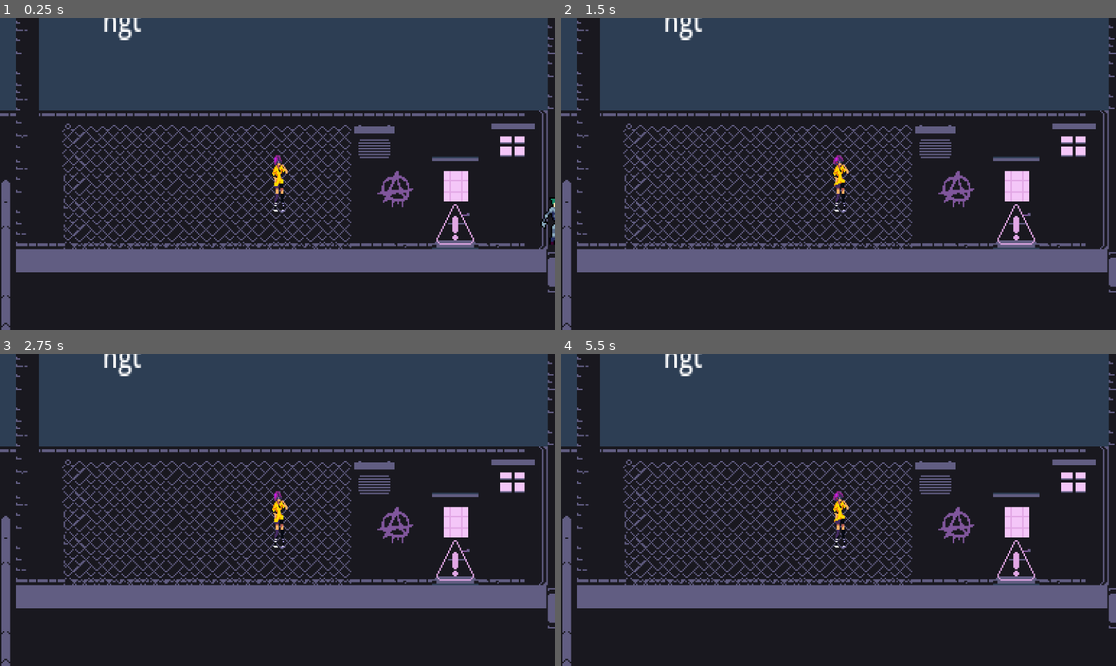
Above: before the commit, frames 1-4 (two rows, left to right).
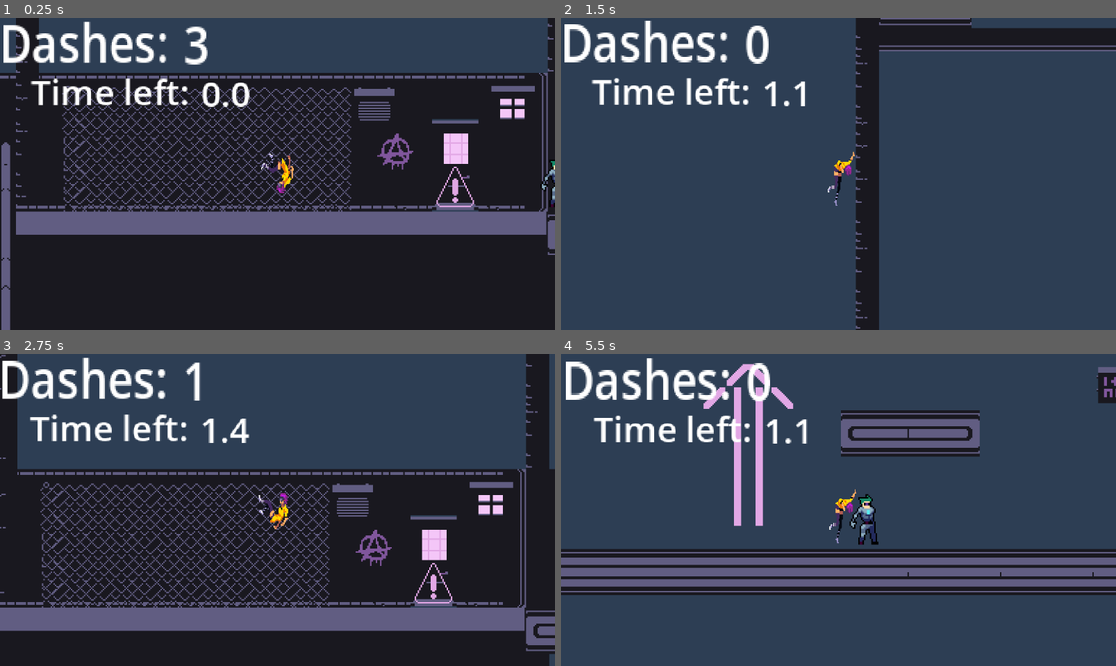
Above: after the commit, the same moments.

Repository: RovinDewan1/Dashpoint
Game: Godot game, scene res://Scenes/Main.tscn
The game is run twice, just before and just after one commit, with the same random seed, the same clock (stepped at 60 frames per second) and the same inputs.
Inputs:
- Up to frame 1 (0.25 s): no input
- Up to frame 2 (1.5 s): hold Shift (Dash) 0.53-1.28 s; hold Right (Right) from 0.53 s (still down); tap W (Jump) at 0.77, 0.8, 1.07, 1.35 s
- Up to frame 3 (2.75 s): tap W (Jump) at 1.52, 1.82, 2.3 s; tap Shift (Dash) at 1.55 s; release Right (Right) at 2.03 s; hold A (Left) from 2.03 s (still down); hold Shift (Dash) from 2.03 s (still down)
- Up to frame 4 (5.5 s): release A (Left) at 2.78 s; release Shift (Dash) at 2.78 s; hold Right (Right) 2.78-4.28 s; tap Shift (Dash) at 2.85, 4.35 s; tap W (Jump) at 3.02, 3.32, 4.52, 4.82, 5.3 s; hold W (Jump) 3.53-4.28 s; hold A (Left) 4.28-5.03 s; hold Right (Right) from 5.03 s (still down); hold Shift (Dash) from 5.03 s (still down)

The runs differ from the first frame. In frame 1, 40% of the frame differs, in the area x 0-100%, y 0-100%; in frame 2, 75%; in frame 3, 39%; in frame 4, 72%.
Error before the commit: Parse Error: Invalid character "্" (U+09CD). (res://scripts/character_body_2d.gd:0)

Commit message:
added gui

Diff:
--- a/Scenes/Character.tscn
+++ b/Scenes/Character.tscn
@@ -98,17 +98,57 @@
 scale = Vector2(1.07739, 1.88907)
 shape = SubResource("RectangleShape2D_jo2ib")
 
-[node name="Camera2D" type="Camera2D" parent="CharacterBody2D"]
-scale = Vector2(1.02619, 0.780904)
-zoom = Vector2(3, 3)
-position_smoothing_enabled = true
-position_smoothing_speed = 10.0
-
 [node name="AnimatedSprite2D" type="AnimatedSprite2D" parent="CharacterBody2D"]
 scale = Vector2(0.511627, 0.571226)
 sprite_frames = SubResource("SpriteFrames_kw72g")
 animation = &"walk"
 autoplay = "idle"
+
+[node name="Camera2D" type="Camera2D" parent="CharacterBody2D"]
+scale = Vector2(1.02619, 0.780904)
+zoom = Vector2(3, 3)
+position_smoothing_enabled = true
+position_smoothing_speed = 50.0
+
+[node name="dash counter" type="Label" parent="CharacterBody2D/Camera2D"]
+offset_left = -175.406
+offset_top = -110.129
+offset_right = -54.4061
+offset_bottom = -65.1288
+scale = Vector2(0.883333, 1.07238)
+theme_override_font_sizes/font_size = 32
+text = "Dashes:"
+metadata/_edit_use_anchors_ = true
+
+[node name="Dashes" type="Label" parent="CharacterBody2D/Camera2D"]
+unique_name_in_owner = true
+offset_left = -59.4432
+offset_top = -108.848
+offset_right = 61.5568
+offset_bottom = -63.8482
+scale = Vector2(0.883333, 1.07238)
+theme_override_font_sizes/font_size = 32
+metadata/_edit_use_anchors_ = true
+
+[node name="Time left" type="Label" parent="CharacterBody2D/Camera2D"]
+offset_left = -154.942
+offset_top = -69.1506
+offset_right = -9.94208
+offset_bottom = -24.1506
+scale = Vector2(0.688166, 0.688166)
+theme_override_font_sizes/font_size = 32
+text = "Time left:"
+metadata/_edit_use_anchors_ = true
+
+[node name="Time" type="Label" parent="CharacterBody2D/Camera2D"]
+unique_name_in_owner = true
+offset_left = -47.7494
+offset_top = -67.8701
+offset_right = 97.2506
+offset_bottom = -22.8701
+scale = Vector2(0.688166, 0.688166)
+theme_override_font_sizes/font_size = 32
+metadata/_edit_use_anchors_ = true
 
 [node name="Dash-Recharge-Timer" type="Timer" parent="."]
 unique_name_in_owner = true
@@ -120,13 +160,5 @@
 wait_time = 0.2
 one_shot = true
 
-[node name="dash counter" type="Label" parent="."]
-offset_left = -113.0
-offset_top = -90.0
-offset_right = -87.0
-offset_bottom = -64.0
-text = "hgt"
-script = ExtResource("1_0y7nr")
-
 [connection signal="timeout" from="Dash-Recharge-Timer" to="CharacterBody2D" method="on_recharge_timer_timeout"]
 [connection signal="timeout" from="delay" to="CharacterBody2D" method="delay_timeout"]
--- a/scripts/character_body_2d.gd
+++ b/scripts/character_body_2d.gd
@@ -1,13 +1,20 @@
-্extends CharacterBody2D
+extends CharacterBody2D
 
 
 var SPEED = 130
 const JUMP_VELOCITY = -300.0
 var Dashcounter = 3
-
+var timeleft = 0
+var dashing = false
 @onready var animated_sprite_2d: AnimatedSprite2D = $AnimatedSprite2D
 @onready var Dash_timer: Timer = %"Dash-Recharge-Timer"
 @onready var delay: Timer = %delay
+@onready var dashes: Label = %Dashes
+@onready var time: Label = %Time
+
+
+
+
 
 
 var gravity = ProjectSettings.get_setting("physics/2d/default_gravity")
@@ -38,6 +45,7 @@
 
 	#play anim
 	if is_on_floor():
+		dashing = false
 		if direction ==0:
 			animated_sprite_2d.play("idle")
 		else:
@@ -73,6 +81,7 @@
 					Dashcounter -= 1
 					print(Dashcounter)
 					delay.start()
+					dashing = true
 					dashcheck()
 
 		elif Input.is_action_just_pressed("Dash") and Dashcounter > 0:
@@ -81,8 +90,13 @@
 				SPEED += 100
 			Dashcounter -= 1
 			print(Dashcounter)
+			dashing = true
 			delay.start()
 			dashcheck()
+
+	timeleft = snapped(Dash_timer.time_left, 0.1)
+	dashes.text = str(Dashcounter)
+	time.text = str(timeleft)
 
 	move_and_slide()
 	#print(SPEED)
@@ -107,7 +121,3 @@
 	print(Dashcounter)
 	dashcheck()
 #-------------------
-
-
-func delay_timeout() -> void:
-	pass # Replace with function body.
